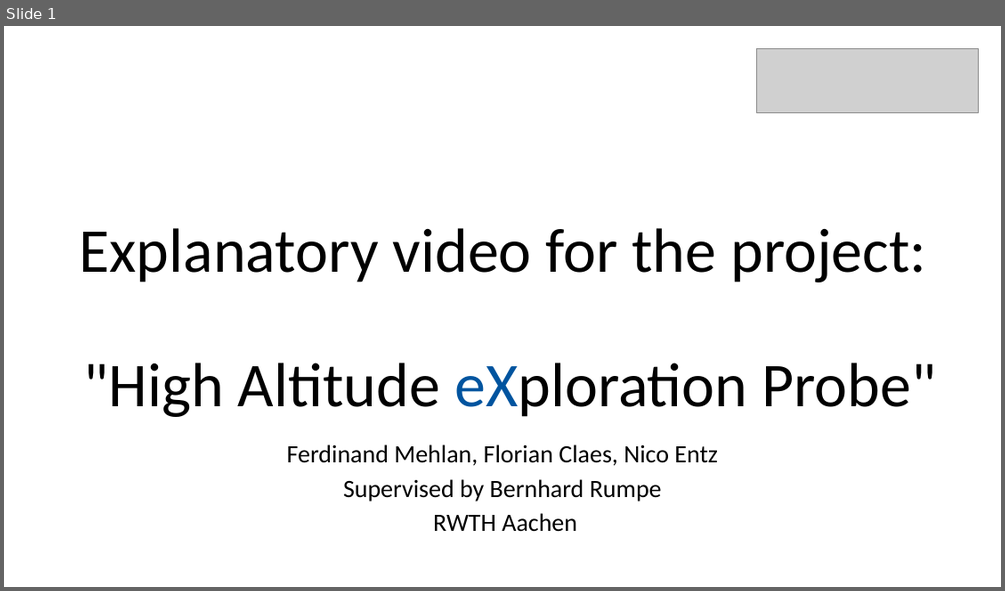
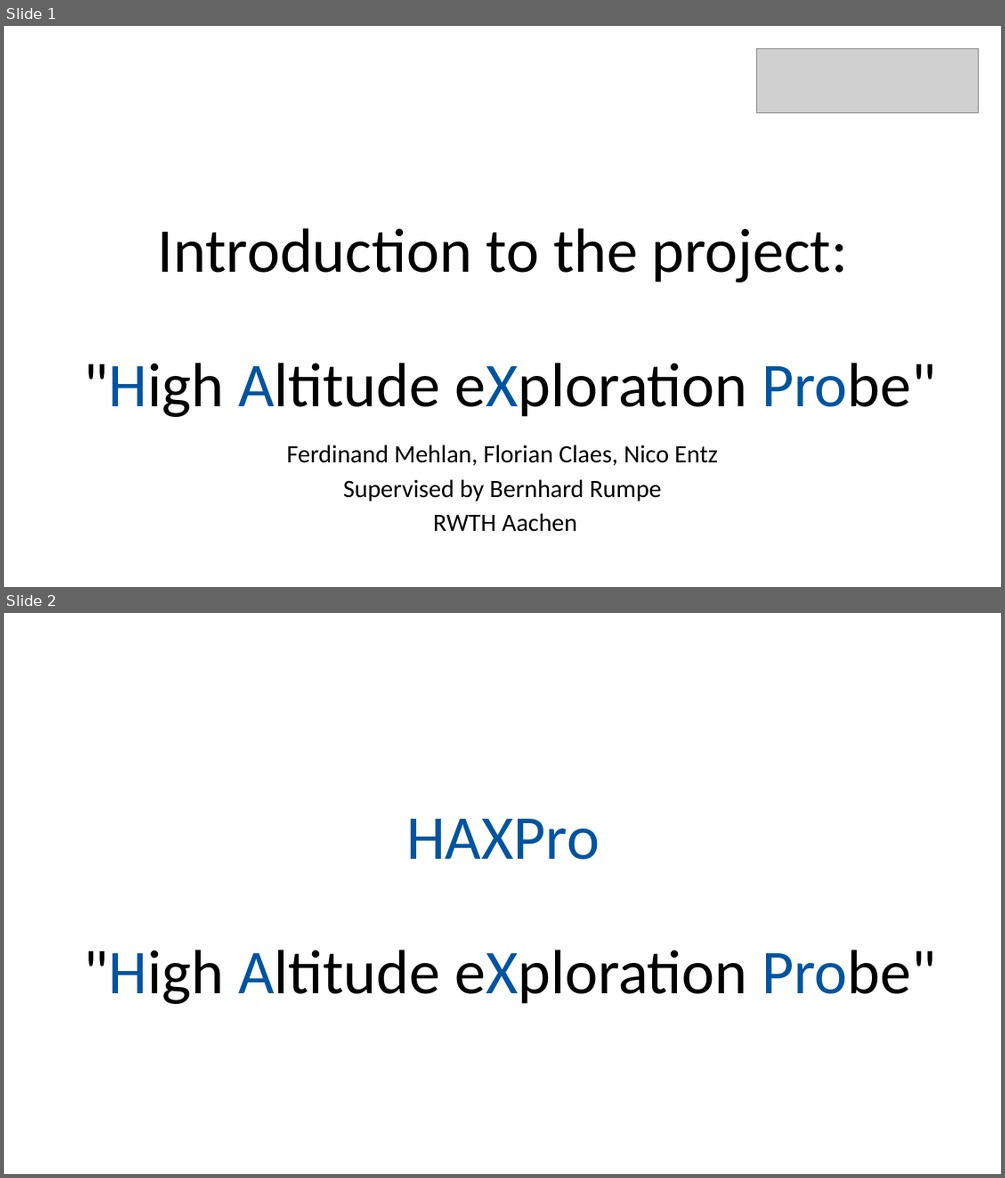
Before and after one commit to neitmedia/haxpro, a slide deck: Video/intro.pptx. Shown one above the other, each under a label of ours: slide 1 before the commit, slides 1 and 2 after it. The pictures are 1005x591 and 1005x1178 pixels, drawn with LibreOffice and Linux fonts; fonts in the diff are those of the drawing; grey boxes stand for pictures. Boxes give left, top, right and bottom in pixels: in the first picture for what was removed or moved away, otherwise in the second. Text is boxed around its words. In the diff, an @@ line names an element or a change of style, - is before the commit and + after.

Commit message:
new intro video

```diff
--- a/Video/intro.pptx
+++ b/Video/intro.pptx
@@ slide 2 added at (4,613,1001,1174), background #FFFFFF @@
@@ title added at (84,819,937,1004), 60 pt, text #000000 @@
+HAXPro
+"High Altitude eXploration Probe"
@@ slide 1 changed as well @@
@@ title at (84,228,937,417): text changed @@
-Explanatory video for the project:
-"High Altitude eXploration Probe"
+Introduction to the project:
+"High Altitude eXploration Probe"
```
Also in this commit, not shown: 3 other files.
